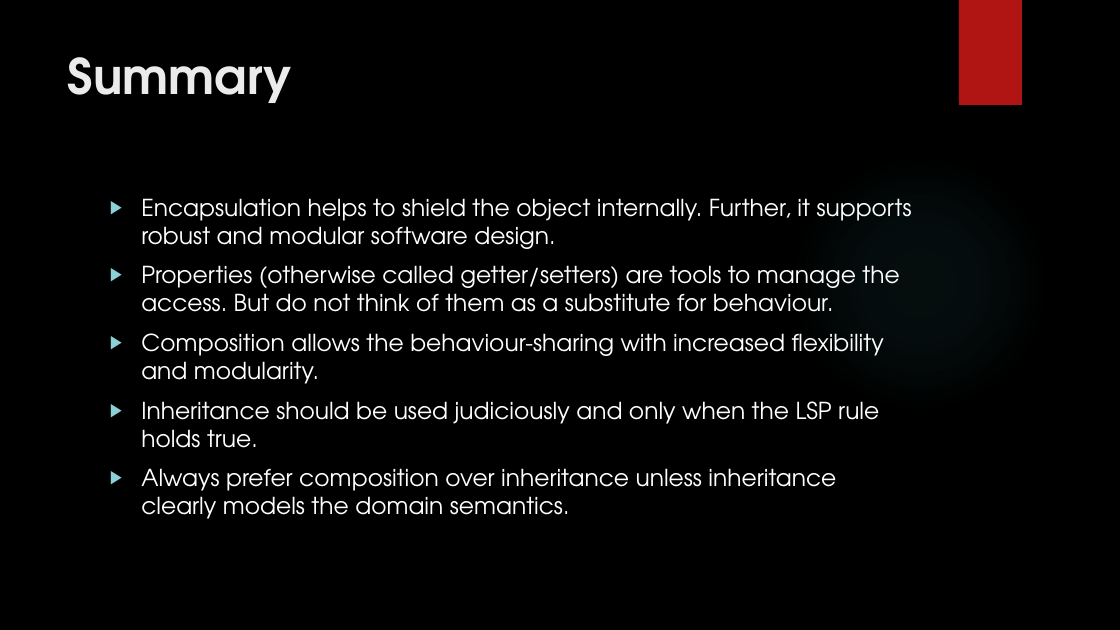
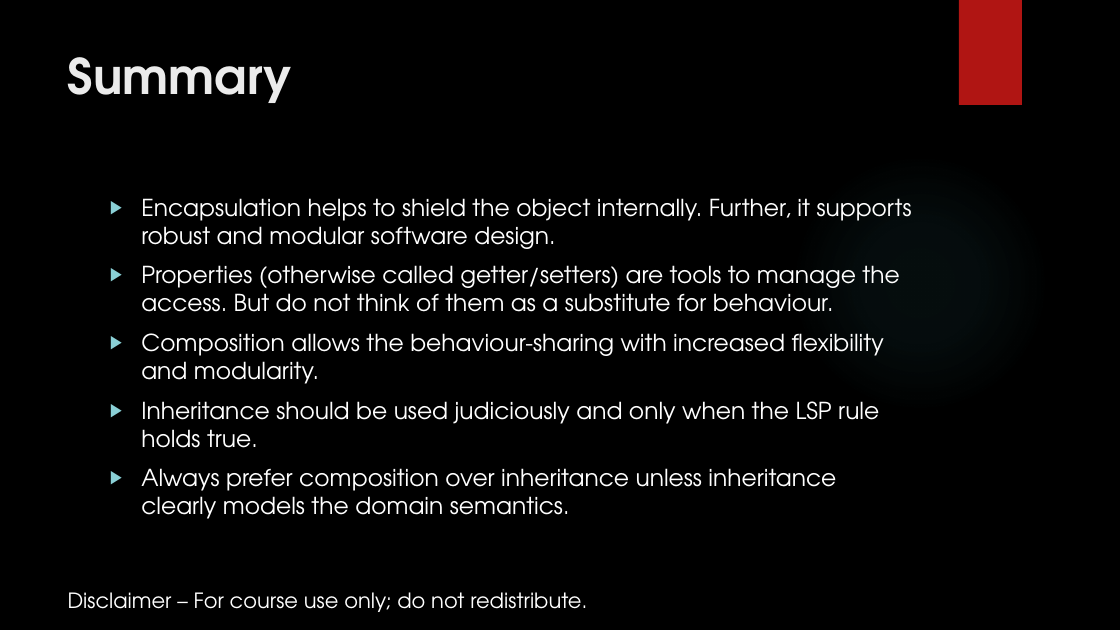
Before and after one commit to brpuneet898/mtech-oops-course-material, a slide deck: slide 14 of Week3/Week3_Slides.pptx. Drawn at 1120x630 pixels with LibreOffice and Linux fonts; fonts in the diff are those of the drawing; background and template pictures are left out. Boxes give left, top, right and bottom in pixels: in the first picture for what was removed or moved away, otherwise in the second. Text is boxed around its words. In the diff, an @@ line names an element or a change of style, - is before the commit and + after.

Commit message:
updated week 1 - 6 slides with disclaimer

```diff
--- a/Week3/Week3_Slides.pptx
+++ b/Week3/Week3_Slides.pptx
@@ text added at <box>68,592,587,612</box>, 18 pt, text #FFFFFF @@
+Disclaimer – For course use only; do not redistribute.
```
Also in this commit, not shown: 5 other files.
